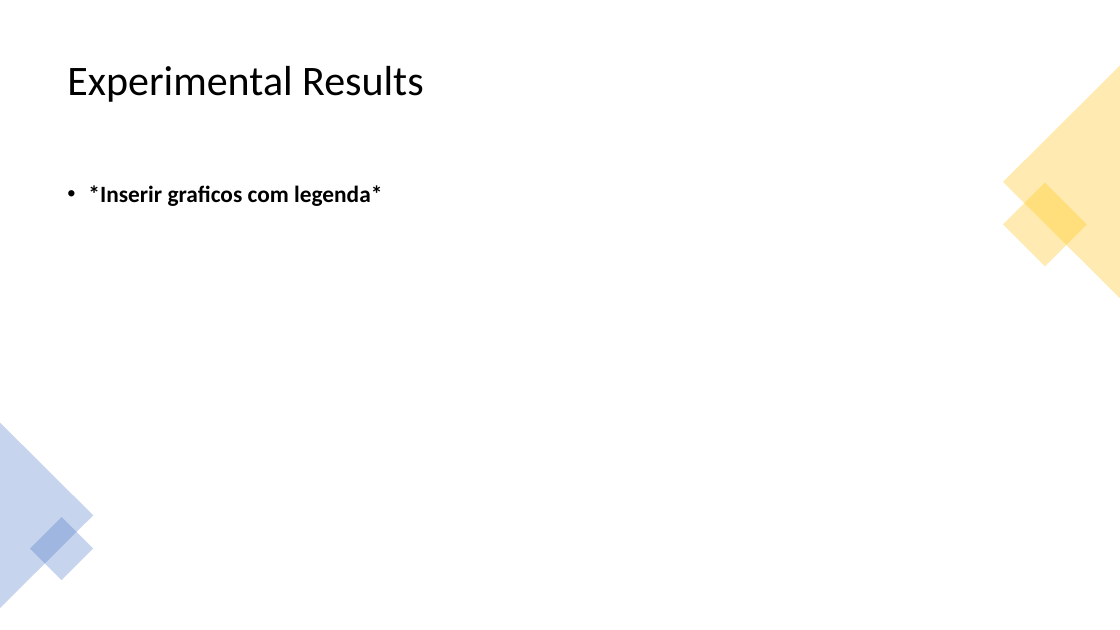
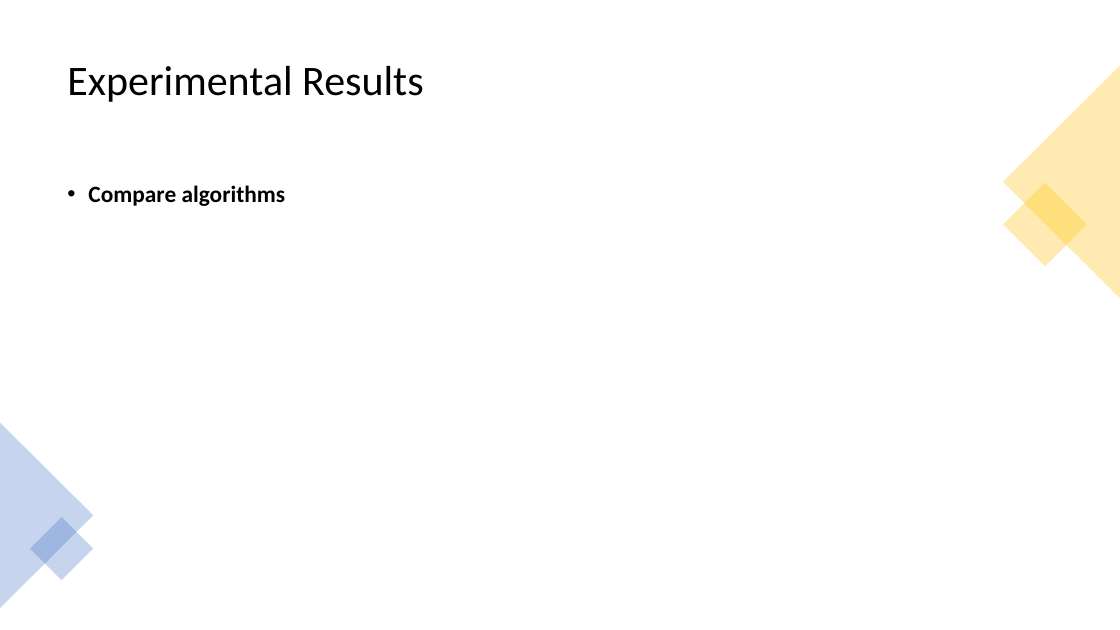
Before and after one commit to Juanbl2001/IART, a slide deck: slide 9 of docs/Final Delivery.odp. Drawn at 1120x630 pixels with LibreOffice and Linux fonts; fonts in the diff are those of the drawing. Boxes give left, top, right and bottom in pixels: in the first picture for what was removed or moved away, otherwise in the second. Text is boxed around its words. In the diff, an @@ line names an element or a change of style, - is before the commit and + after.

```diff
--- a/docs/Final Delivery.odp
+++ b/docs/Final Delivery.odp
@@ text at box(88, 185, 286, 206): text changed @@
-• *Inserir graficos com legenda*
+• Compare algorithms
```
Also in this commit, not shown: 3 other slides changed, 1 other file.
